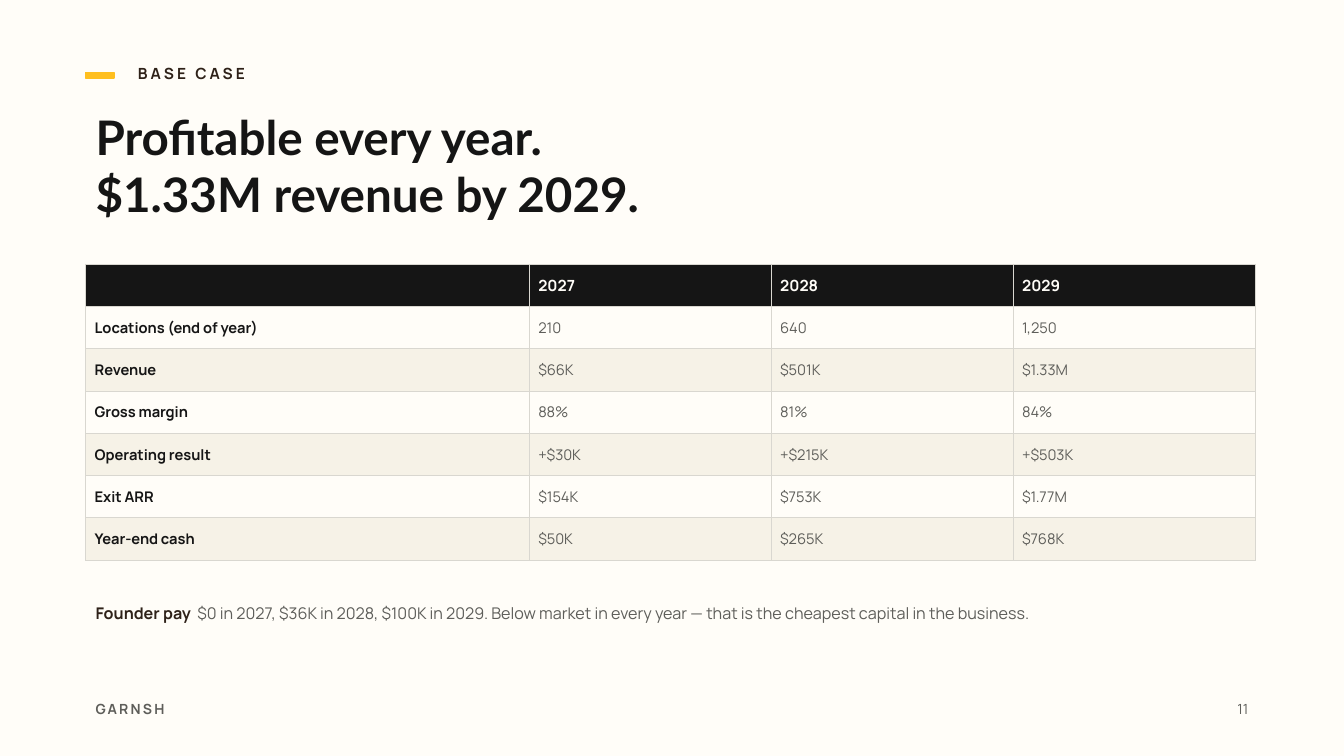
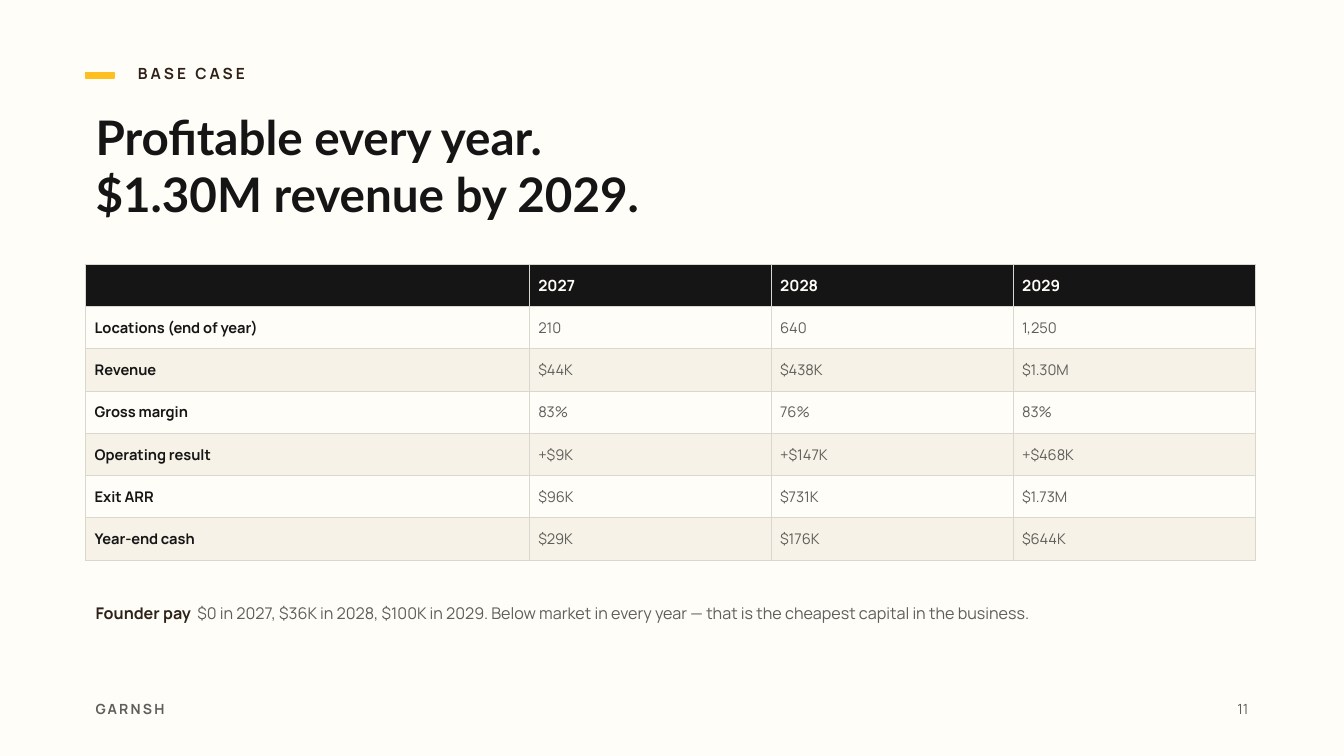
Before and after one commit to Kofiacheampong/trading, a slide deck: slide 11 of projects/garnsh-deck/garnsh-pitch-deck.pptx. Drawn at 1344x756 pixels with LibreOffice and Linux fonts; fonts in the diff are those of the drawing. Boxes give left, top, right and bottom in pixels: in the first picture for what was removed or moved away, otherwise in the second. Text is boxed around its words. In the diff, an @@ line names an element or a change of style, - is before the commit and + after.

```diff
--- a/projects/garnsh-deck/garnsh-pitch-deck.pptx
+++ b/projects/garnsh-deck/garnsh-pitch-deck.pptx
@@ text at (96,172,638,220): text changed @@
-$1.33M revenue by 2029.
+$1.30M revenue by 2029.
@@ table at (86,264,1255,550) @@
-row 3: Revenue | $66K | $501K | $1.33M
+row 3: Revenue | $44K | $438K | $1.30M
-row 4: Gross margin | 88% | 81% | 84%
+row 4: Gross margin | 83% | 76% | 83%
-row 5: Operating result | +$30K | +$215K | +$503K
+row 5: Operating result | +$9K | +$147K | +$468K
-row 6: Exit ARR | $154K | $753K | $1.77M
+row 6: Exit ARR | $96K | $731K | $1.73M
-row 7: Year-end cash | $50K | $265K | $768K
+row 7: Year-end cash | $29K | $176K | $644K
```
Also in this commit, not shown: 4 other slides changed, 24 other files.
